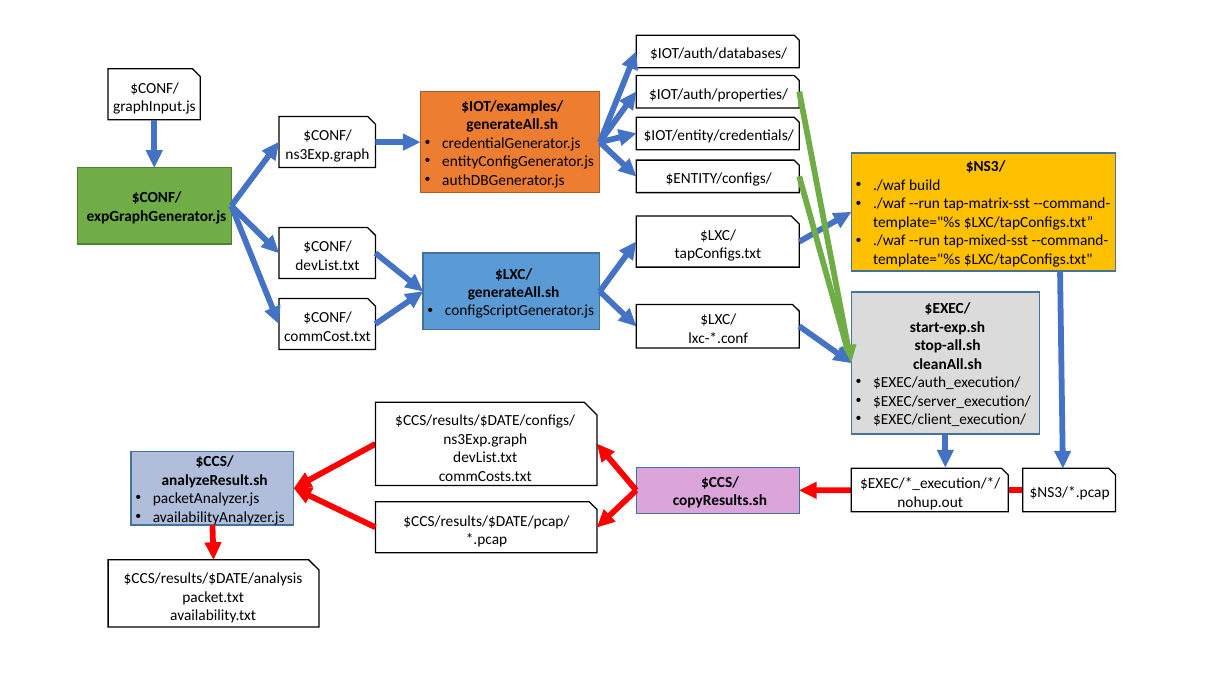
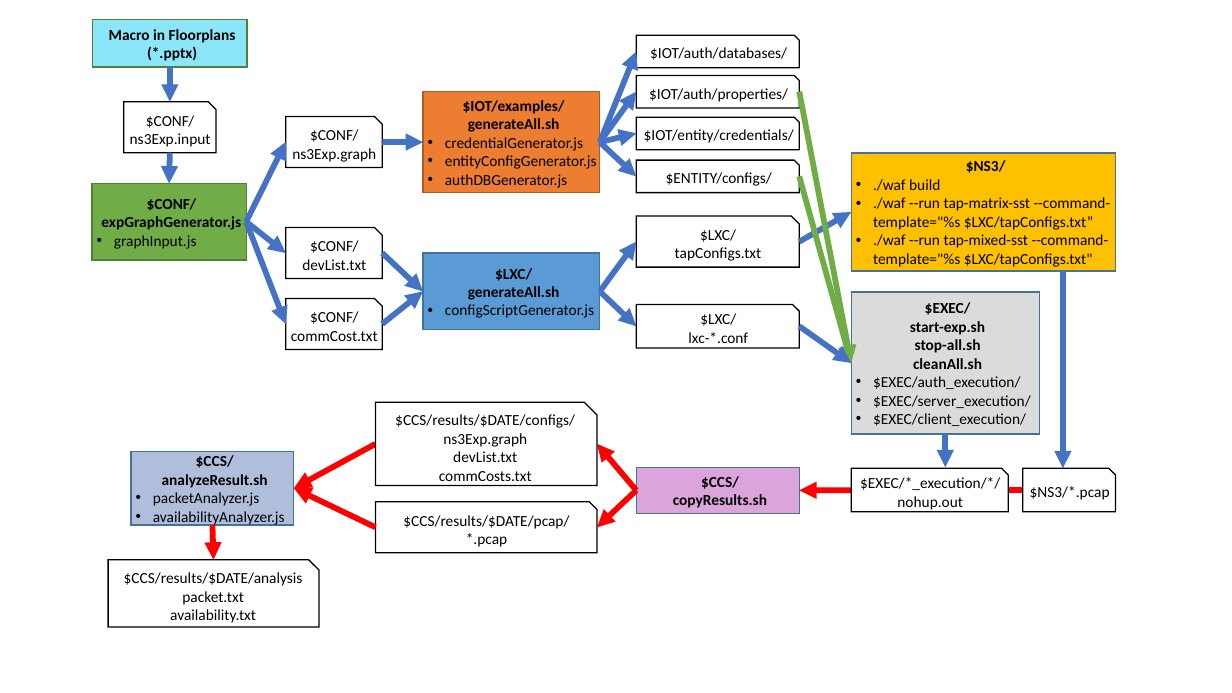
Before and after one commit to iotauth/iotauth_experiments, a slide deck: slide 1 of experiments/ccs2017/figures/exp_flow.pptx. Drawn at 1232x693 pixels with LibreOffice and Linux fonts; fonts in the diff are those of the drawing. Boxes give left, top, right and bottom in pixels: in the first picture for what was removed or moved away, otherwise in the second. Text is boxed around its words. In the diff, an @@ line names an element or a change of style, - is before the commit and + after.

```diff
--- a/experiments/ccs2017/figures/exp_flow.pptx
+++ b/experiments/ccs2017/figures/exp_flow.pptx
@@ rectangle added at <box>92,19,247,67</box>, fill #8BE6FA, outline #538035 1 pt, 12 pt, text #000000, bold @@
+Macro in Floorplans (*.pptx)
@@ arrow added from (170, 67) to (170, 102), #4472C4 4.5 pt @@
@@ snip rect "$CONF/": place and size @@
-snip rect "$CONF/" at <box>108,68,201,119</box>
+snip rect "$CONF/" at <box>124,102,216,152</box>
@@ text in snip rect at <box>130,133,211,147</box>: text changed @@
-graphInput.js
+ns3Exp.input
@@ arrow moved from (231, 206) - (279, 142) to (246, 222) - (286, 142) @@
@@ arrow moved from (375, 142) - (421, 142) to (383, 142) - (423, 142) @@
@@ arrow moved from (154, 120) - (154, 167) to (170, 152) - (169, 184) @@
@@ rectangle "$CONF/": place and size @@
-rectangle "$CONF/" at <box>78,167,232,244</box>
+rectangle "$CONF/" at <box>92,184,247,261</box>
@@ text in rectangle at <box>114,235,197,249</box>: paragraph added @@
+• graphInput.js
@@ arrow moved from (231, 206) - (279, 324) to (246, 222) - (286, 324) @@
@@ arrow moved from (231, 206) - (279, 253) to (246, 222) - (286, 253) @@
@@ arrow moved from (375, 253) - (423, 291) to (383, 253) - (423, 291) @@
@@ 3 snip rects: place and size @@
-3 snip rects at <box>279,116,375,349</box>
+3 snip rects at <box>286,116,382,349</box>
@@ arrow moved from (375, 324) - (423, 291) to (383, 324) - (423, 291) @@
```
Also in this commit, not shown: 2 other files.
